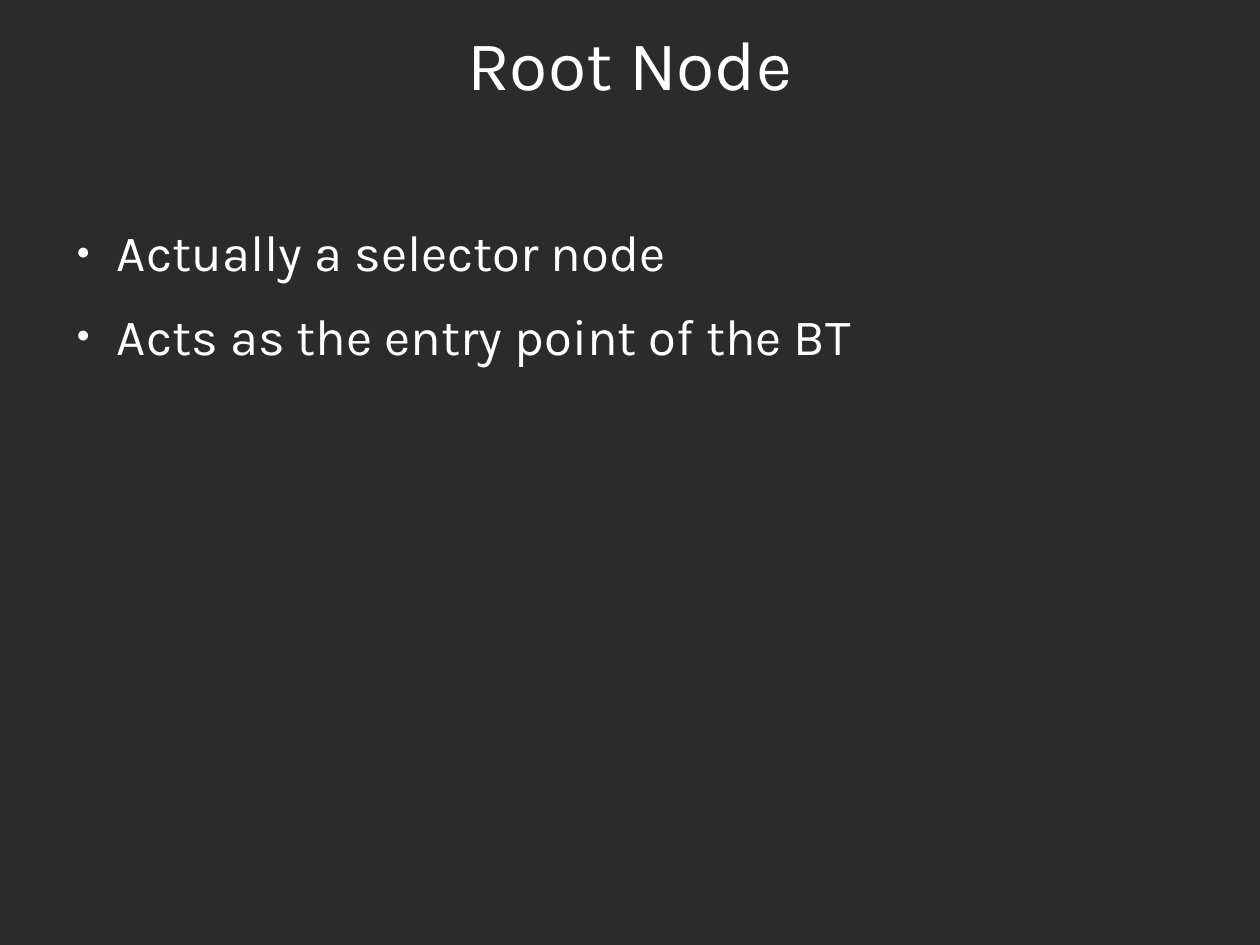
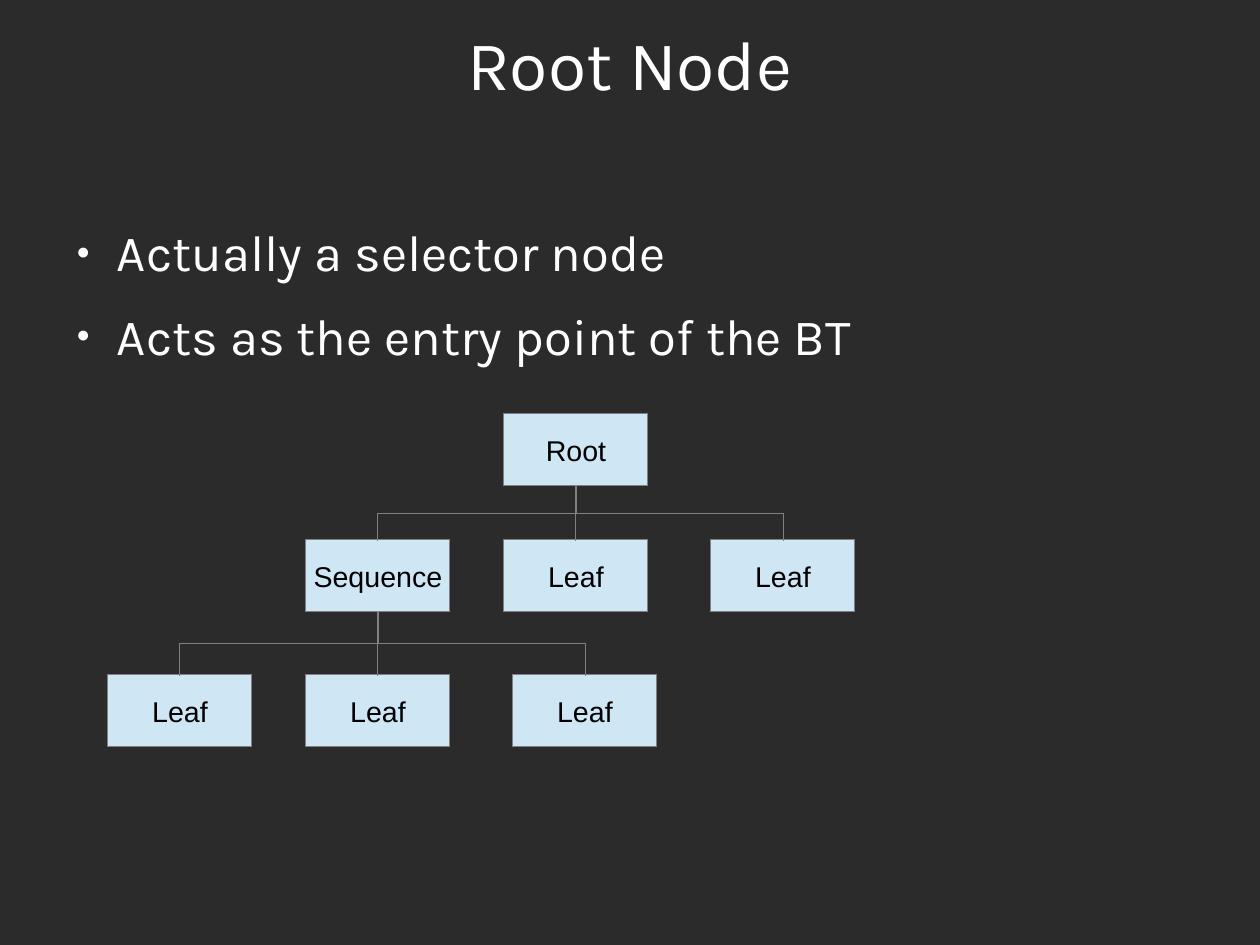
Before and after one commit to expee/AI_BehaviourTreeTest, a slide deck: slide 24 of Docs/BT_Presentation.odp (slide 10 before the commit). Drawn at 1260x945 pixels with LibreOffice and Linux fonts; fonts in the diff are those of the drawing; background and template pictures are left out; a plain dark background stands for a picture behind light text. Boxes give left, top, right and bottom in pixels: in the first picture for what was removed or moved away, otherwise in the second. Text is boxed around its words. In the diff, an @@ line names an element or a change of style, - is before the commit and + after.

Commit message:
Fix Nodes, removing Force Checking and change the SequenceNode and SelectorNode logic SequenceNode and SelectorNode now always start from its first child no matter if other child is running or not For sequence node this is to make the AI always check required conditions first before resuming its action Weird functionality may occur if the tree is not appropriately arranged

```diff
--- a/Docs/BT_Presentation.odp
+++ b/Docs/BT_Presentation.odp
@@ rectangle added at (504, 414, 648, 486), fill #CFE7F5, outline #808080 0 pt, 18 pt, text #000000 @@
+Root
@@ elbow line added from (576, 486) to (378, 540), #808080 0 pt @@
@@ elbow line added from (576, 540) to (576, 486), #808080 0 pt @@
@@ elbow line added from (576, 486) to (783, 540), #808080 0 pt @@
@@ rectangle added at (306, 540, 450, 612), fill #CFE7F5, outline #808080 0 pt, 18 pt, text #000000 @@
+Sequence
@@ rectangle added at (504, 540, 648, 612), fill #CFE7F5, outline #808080 0 pt, 18 pt, text #000000 @@
+Leaf
@@ rectangle added at (711, 540, 855, 612), fill #CFE7F5, outline #808080 0 pt, 18 pt, text #000000 @@
+Leaf
@@ elbow line added from (378, 612) to (180, 676), #808080 0 pt @@
@@ elbow line added from (378, 676) to (378, 612), #808080 0 pt @@
@@ elbow line added from (378, 612) to (585, 676), #808080 0 pt @@
@@ rectangle added at (107, 676, 252, 748), fill #CFE7F5, outline #808080 0 pt, 18 pt, text #000000 @@
+Leaf
@@ rectangle added at (306, 676, 450, 748), fill #CFE7F5, outline #808080 0 pt, 18 pt, text #000000 @@
+Leaf
@@ rectangle added at (513, 676, 657, 748), fill #CFE7F5, outline #808080 0 pt, 18 pt, text #000000 @@
+Leaf
```
Also in this commit, not shown: 12 other slides changed, 34 slides added, 7 other files.
